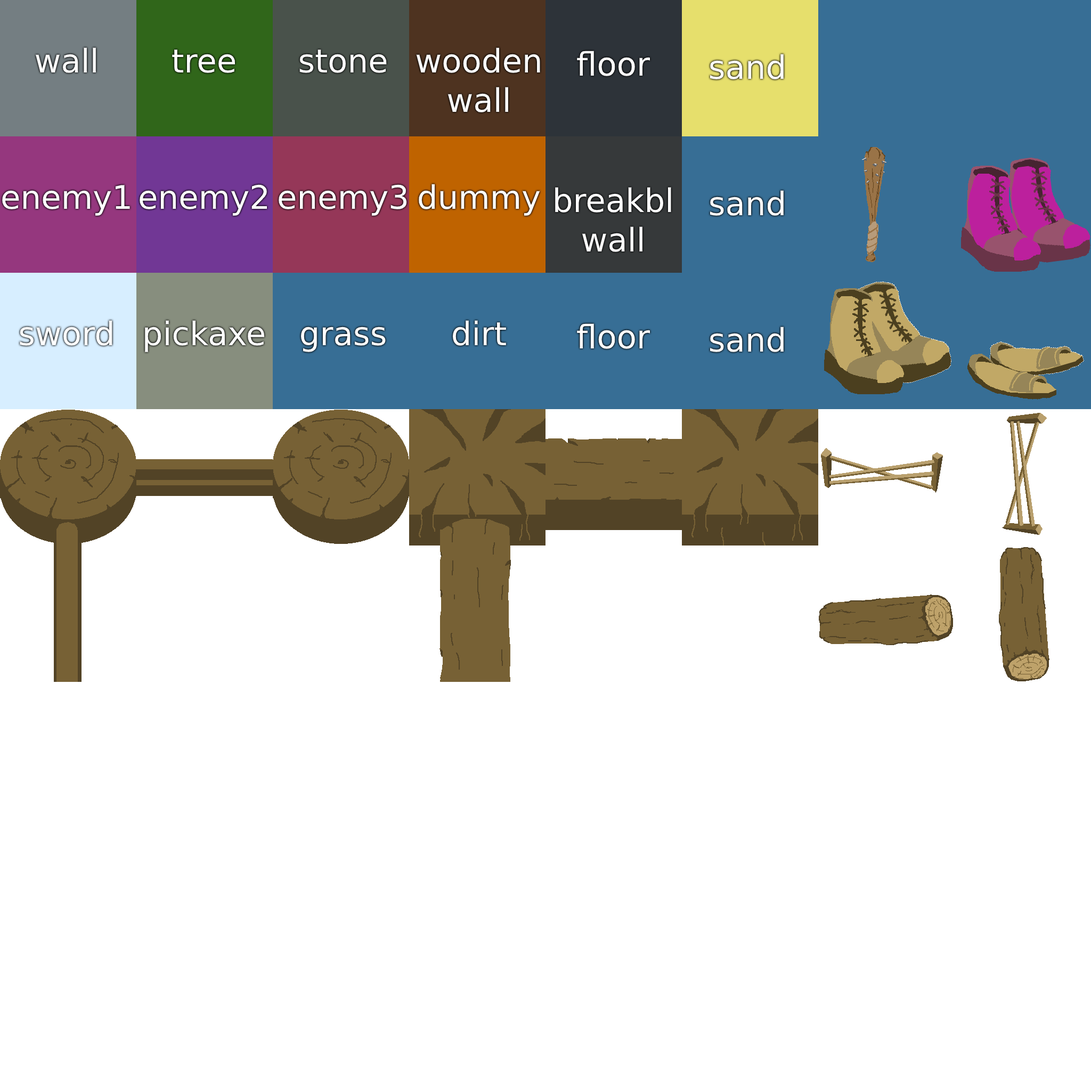
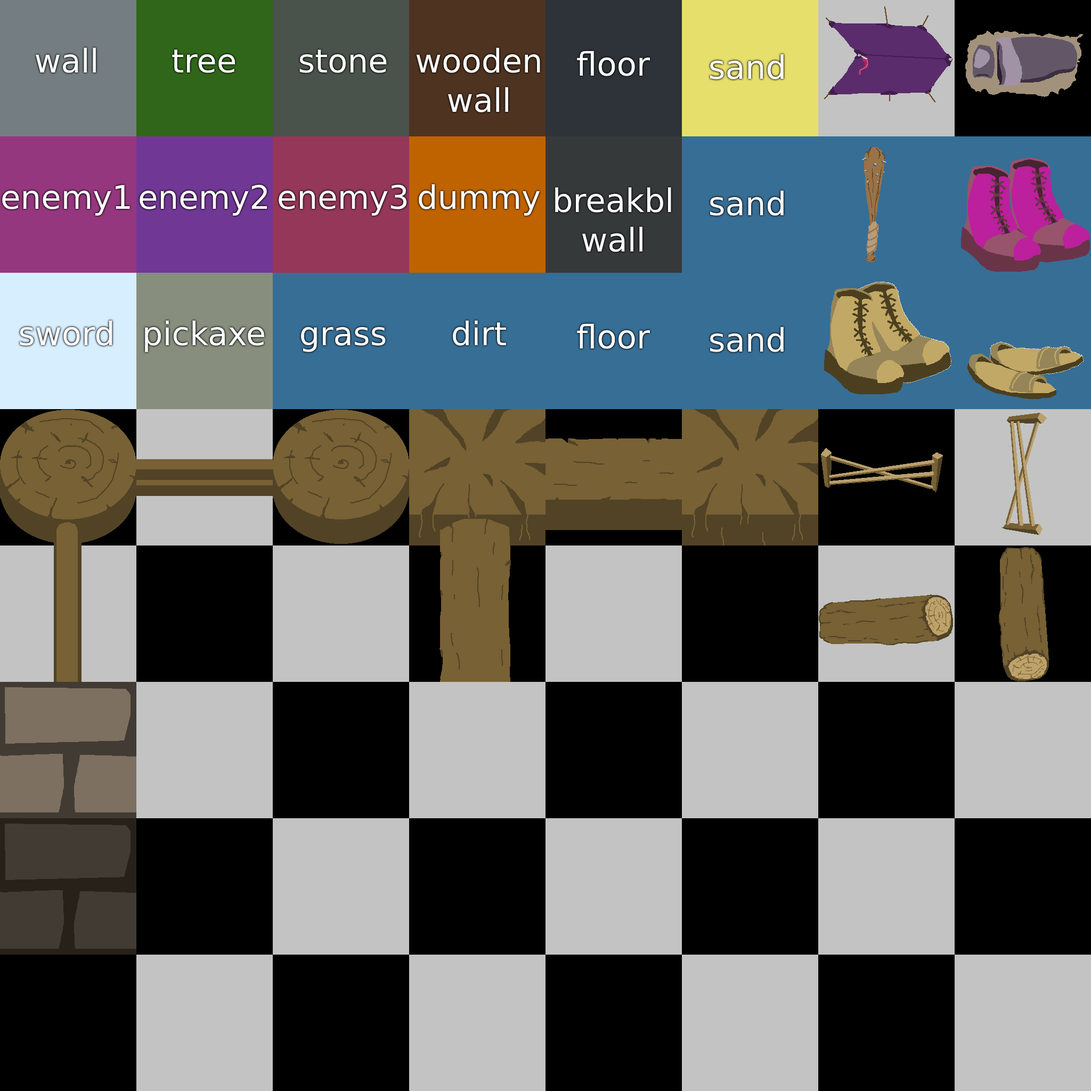
Comparing the layer stacks of the two w=1091, h=1091 images. Changes:
added layer "Layer 12" above "Layer 13" over [824, 6, 953, 103]
added layer "Layer 13" above "Layer 11" over [973, 36, 1078, 87]
added layer "Layer 11" above "Layer 2" over [829, 21, 1084, 97]
painted on "Layer 2" over [818, 0, 1091, 137]
added layer "Layer 14" above "Background" over [0, 682, 137, 956]
showed "Background" over [0, 0, 1091, 1091]
